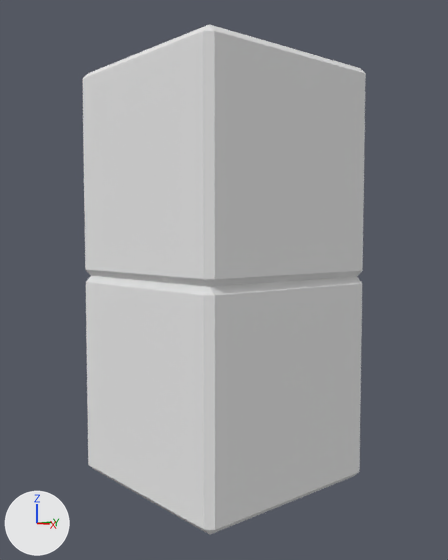
One commit to the Blender file Assets/block_shaft.blend: the scene before it, then after it.
One viewpoint serves both versions: a 50 mm camera at (1.417, -1.24, 4.778) aimed at (0.019, -0.028, 4.65). Arrows for +X, +Y and +Z are at lower left; the lights stay in place.
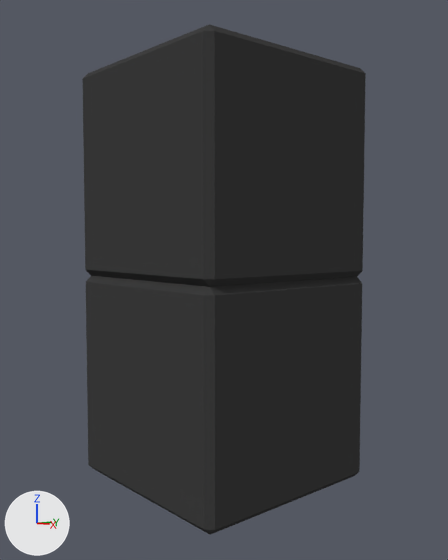
What changed in the scene script:
```text
Add mat_dark_001:
    mat_dark_001 = diffuse_material('Dark.001')
    mat_dark_001.base_color = (0.0495, 0.0495, 0.0495)  # black #3f3f3f
Add mat_dark:
    mat_dark = diffuse_material('Dark')
    mat_dark.base_color = (0.0495, 0.0495, 0.0495)  # black #3f3f3f
Change me_cube_029:
    where me_cube_029.from_pydata(...)  # 24 vertices, 26 faces; spans x -1.0..1.0, y -1.0..1.0, z -1.0..1.0
    remove me_cube_029.materials.append(mat_material_029)  # white #e7e7e7
    add me_cube_029.materials.append(mat_dark)  # black #3f3f3f
Change me_cube_030:
    where me_cube_030.from_pydata(...)  # 24 vertices, 26 faces; spans x -1.0..1.0, y -1.0..1.0, z -1.0..1.0
    remove me_cube_030.materials.append(mat_material_030)  # white #e7e7e7
    add me_cube_030.materials.append(mat_dark_001)  # black #3f3f3f
```

Where the change shows, as pixel boxes [x1, y1, x2, y2] in the pictures (448 x 560 px):
'Cube.029', recoloured (white to black)
    both: [82, 24, 366, 287]
'Cube.028', recoloured (white to black)
    both: [86, 276, 362, 535]
